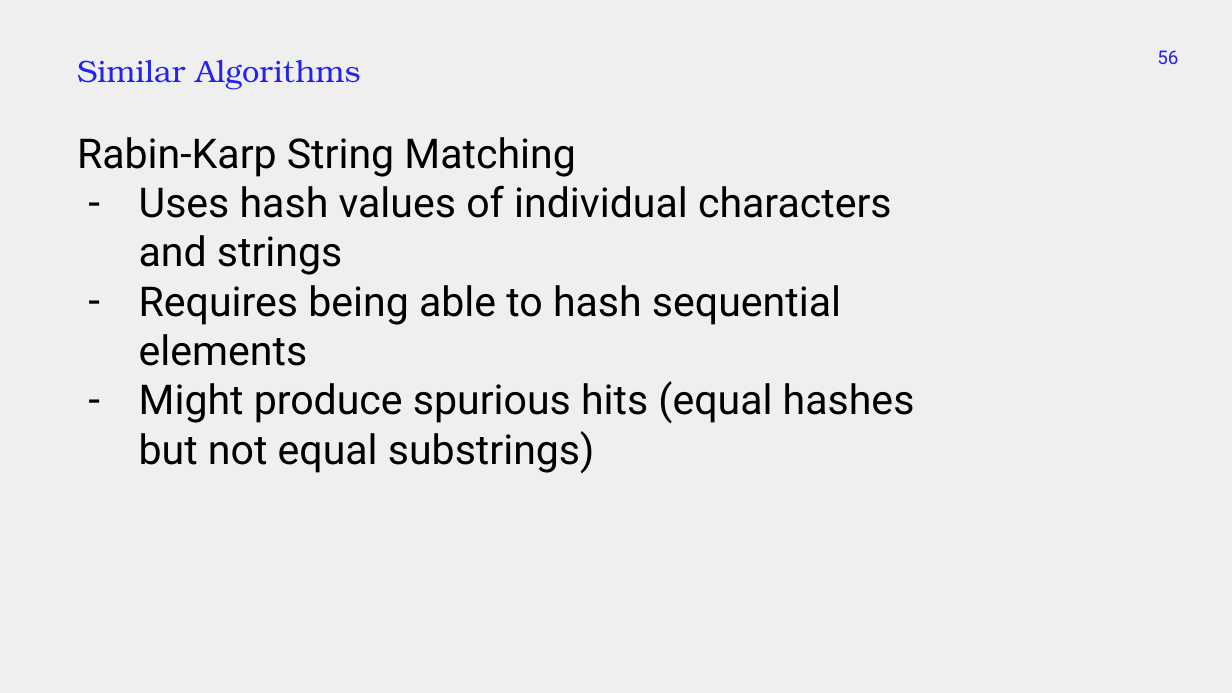
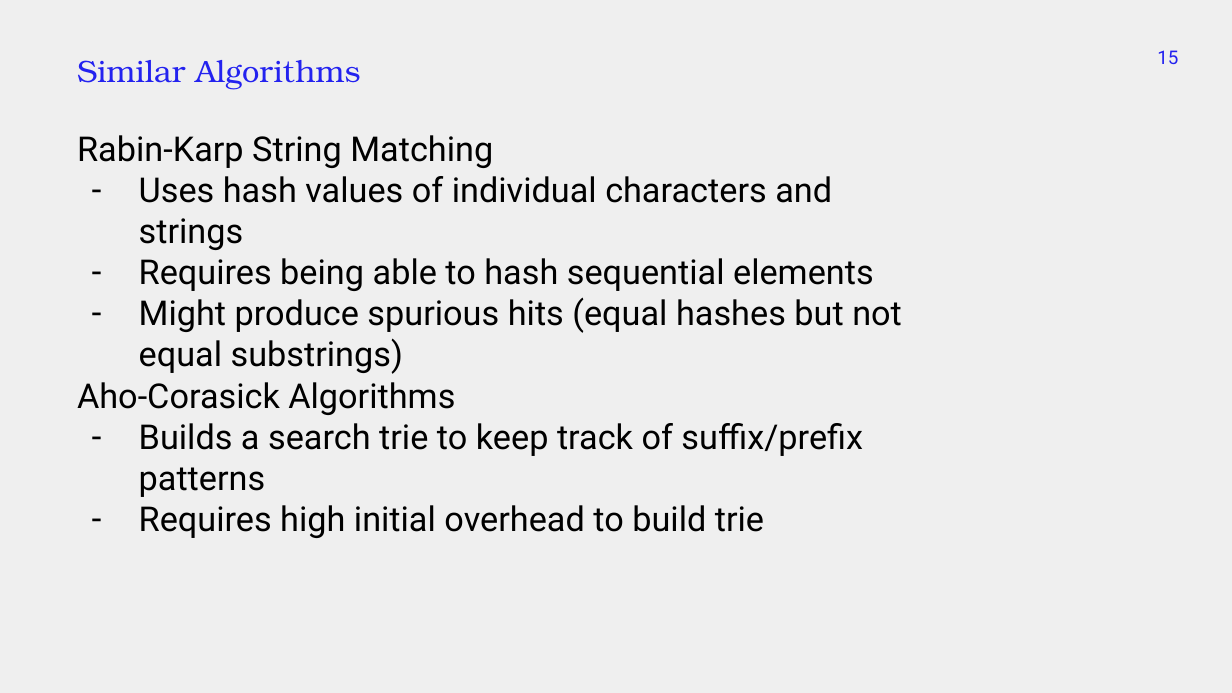
Before and after one commit to markfloryan/advalgo_projects, a slide deck: slide 15 of projects/12-KnuthMorrisPratt/slides/lecture_KMP.pptx (slide 56 before the commit). Drawn at 1232x693 pixels with LibreOffice and Linux fonts; fonts in the diff are those of the drawing. Boxes give left, top, right and bottom in pixels: in the first picture for what was removed or moved away, otherwise in the second. Text is boxed around its words. In the diff, an @@ line names an element or a change of style, - is before the commit and + after.

```diff
--- a/projects/12-KnuthMorrisPratt/slides/lecture_KMP.pptx
+++ b/projects/12-KnuthMorrisPratt/slides/lecture_KMP.pptx
@@ page number at (1157, 50, 1178, 64): text changed @@
-56
+15
@@ title at (77, 135, 902, 374): size 24 to 20 pt in "Rabin-Karp String Matching", "Uses hash values of individual characters and ...", "Requires being able to hash sequential elements", "Might produce spurious hits (equal hashes but ..."; indent changed @@
@@ title at (77, 382, 863, 538): paragraphs added @@
+Aho-Corasick Algorithms
+– Builds a search trie to keep track of suffix/prefix patterns
+– Requires high initial overhead to build trie
```
Also in this commit, not shown: 1 other slide changed, 45 slides removed.
